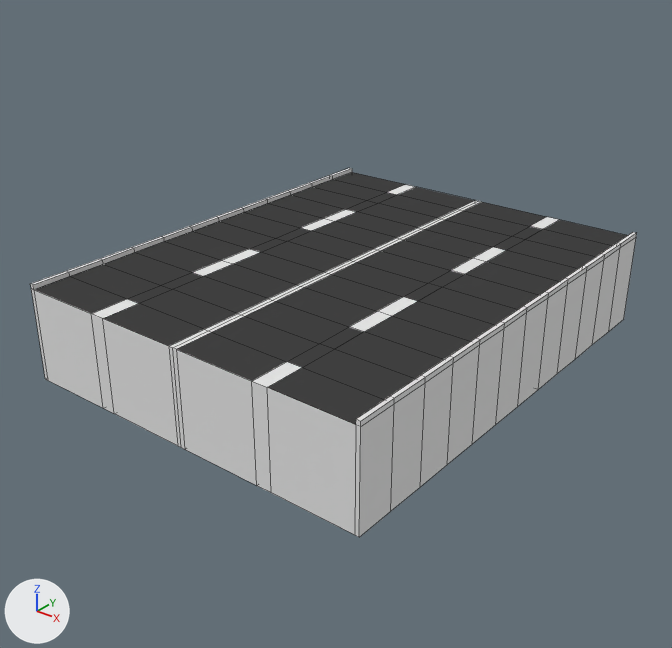
The Blender file Assets/Models/StradaUCUCDS.blend as it was, and as the next commit left it.
One viewpoint serves both versions: a 50 mm lens placed at (1.092, -1.422, 0.824), pointed at (-0.017, -0.036, -0.036). Every picture has the same lights, and +X, +Y and +Z are marked at lower left. Mesh edges are drawn as thin lines.
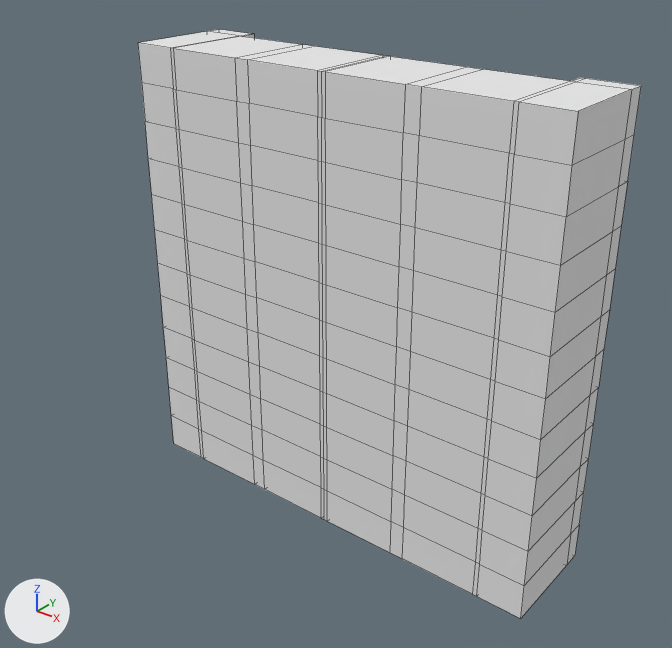
Pixel boxes [x1, y1, x2, y2] of what changed, in the pictures (672 x 648 px):
'Cube', reshaped, turned
    before: [31, 168, 637, 537]
    after: [138, 29, 641, 618]

The change, as a diff of the scene's bpy script:
```diff
--- a/Assets/Models/StradaUCUCDS.blend.py
+++ b/Assets/Models/StradaUCUCDS.blend.py
@@ me_cube_002 @@
 # used by ob_cube; location = (0.0, 0.0, 0.0); rotation_euler = (1.571, 0.0, 0.0), in degrees (90, 0, 0)
-me_cube_002.from_pydata(...)  # 338 vertices, 336 faces; spans x -0.4..0.4, y -0.1..0.11, z -0.5..0.5
+me_cube_002.from_pydata(...)  # 394 vertices, 392 faces; spans x -0.5..0.5, y -0.1..0.14, z -0.5..0.5
+# me_cube_002 part 1
+# 26 vertices are removed from x -0.4..0.4, y 0.1..0.11, z -0.5..0.5
+# 60 faces are deleted
+# 30 vertices in x -0.4..0.4, y 0.11, z -0.5..0.5 move by (0.0, 0.03, 0.0)
+# 9 vertices in x -0.4, y 0.1, z -0.333..0.333 move by (-0.1, -0.2, 0.0)
+# 9 vertices in x 0.4, y 0.1, z -0.333..0.333 move by (0.1, -0.2, 0.0)
+# 4 vertices are added at (-0.5, 0.1, -0.417), (-0.5, 0.1, 0.417), (0.5, 0.1, -0.417), (0.5, 0.1, 0.417)
+# 18 new vertices lie (0.0, 0.2, 0.0) away from vertices in x -0.4..0.4, y 0.1, z -0.333..0.333
+# 22 new vertices lie (0.0, 0.04, 0.0) away from vertices in x -0.5..0.5, y 0.1, z -0.5..0.5
+# 19 new vertices lie (0.1, 0.0, 0.0) away from vertices in x -0.5..0.4, y -0.1..0.14, z -0.5..0.5
+# 19 new vertices lie (-0.1, 0.0, 0.0) away from vertices in x -0.4..0.5, y -0.1..0.14, z -0.5..0.5
+# 92 new faces join them, mat_strisce_001 (white #e7e7e7)
+# 24 new faces join them, mat_asfalto (black #424242)
 me_cube_002.materials.append(mat_strisce_001)
@@ ob_cube @@
 ob_cube.location = (0.0, 0.0, 0.0)
-ob_cube.rotation_euler = (1.571, 0.0, 0.0)  # degrees (90, 0, 0)
```
